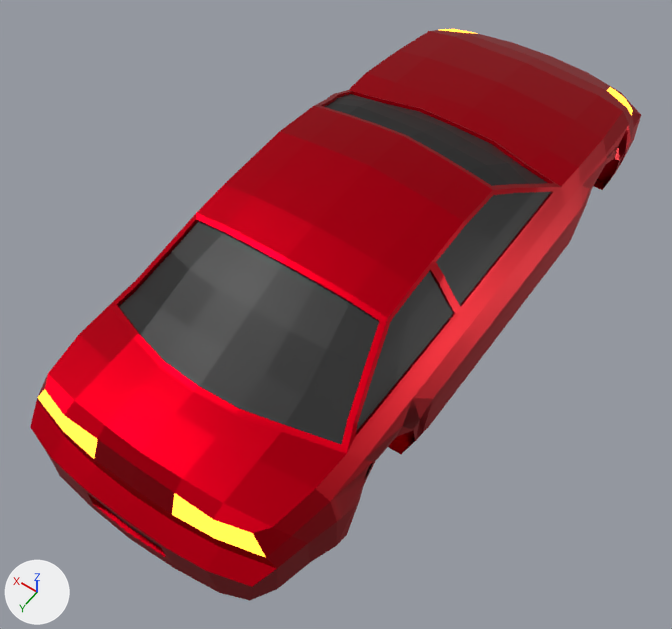
What one commit did to the glTF model Assets/car200.glb.
One viewpoint serves both versions: a camera (50 mm lens) standing at (-2.0, 3.26, 4.85) and looking at (-0.02, 0.49, 0.49). Every picture has the same lights, and +X, +Y and +Z are marked at lower left. The older version comes first. Vertices at exactly the same position are counted once.

The first picture shows 'car.002'.
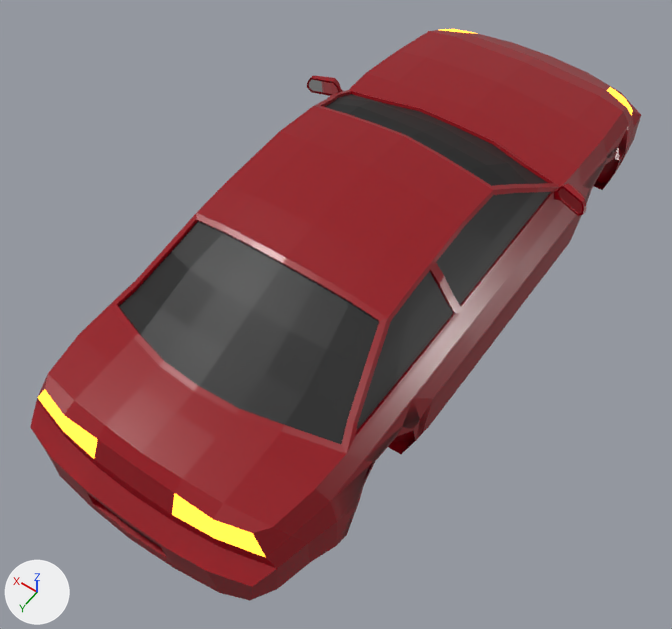
Commit message: Updated the car model

The change, as a list of edits to the scene's bpy script:
```text
Change mat_car_body:
    mat_car_body.metallic: 1.0 -> 0.0
    mat_car_body.base_color: (0.528, 0.0, 0.00939) -> (0.299, 0.0, 0.00647)  # red #c00018 -> red #950013
    mat_car_body.roughness: 0.411 -> 0.295
Add mat_mirror:
    mat_mirror = principled_material('mirror')
    mat_mirror.base_color = (1.0, 1.0, 1.0)  # white #ffffff
    mat_mirror.metallic = 1.0
    mat_mirror.roughness = 0.0
Change me_cube_003:
    used by ob_car_002; location = (0.0, 0.0, 0.0)
    remove me_cube_003.from_pydata(...)  # 790 vertices, 1576 faces; spans x -0.87..0.87, y -2.29..2.24, z 0.25..1.4
    add me_cube_003.from_pydata(...)  # 902 vertices, 1792 faces; spans x -0.99..0.99, y -2.29..2.24, z 0.25..1.4
    me_cube_003 part 1: a new loose piece of 56 vertices spanning x 0.67..0.99, y -0.72..-0.6, z 0.92..1.08
    me_cube_003 part 2: a new loose piece of 56 vertices spanning x -0.99..-0.67, y -0.72..-0.6, z 0.92..1.08
    add me_cube_003.materials.append(mat_mirror)  # white #ffffff
```

Boxes (x1, y1, x2, y2) around the edits, measured in the pictures (672 x 629 px):
'car.002', recoloured, surface changed, reshaped
    both: (30, 29, 641, 601)
part 1 of me_cube_003, added
    after: (307, 75, 343, 96)
part 2 of me_cube_003, added
    after: (554, 183, 586, 216)
